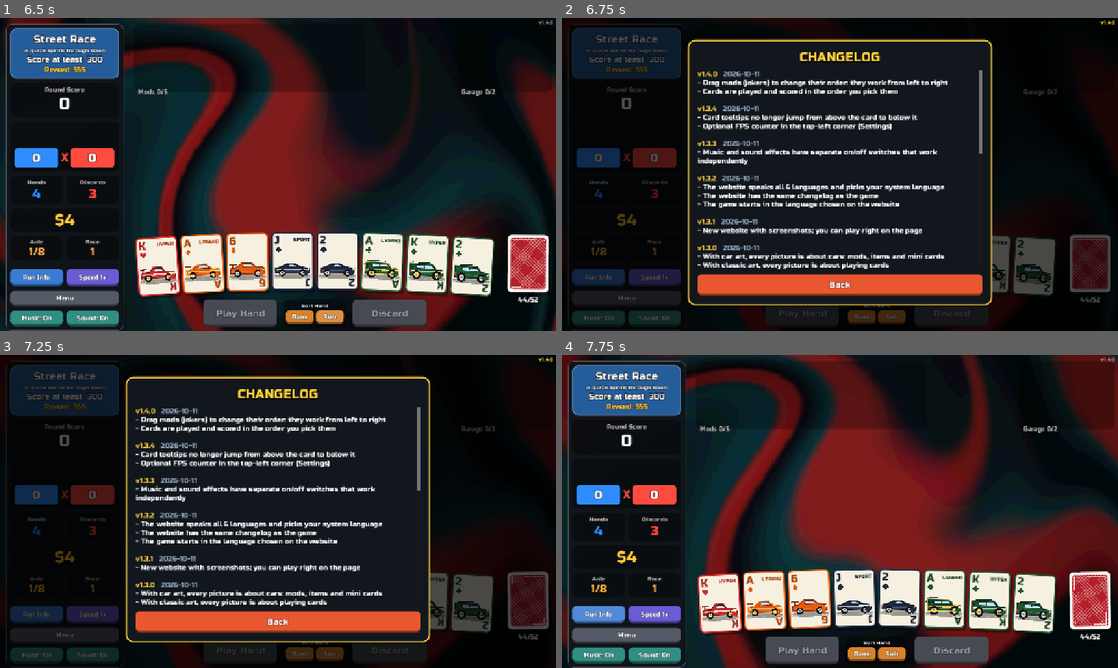
Above: before the commit, frames 1-4 (two rows, left to right).
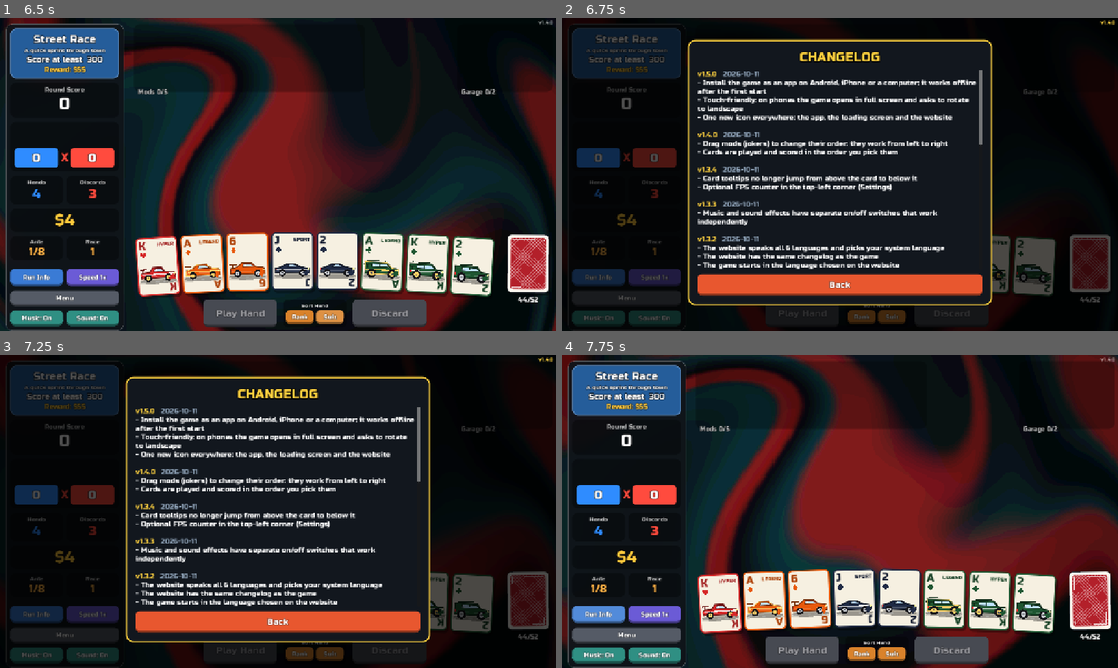
Above: after the commit, the same moments.

Repository: pycz2/carlatro
Game: Godot game, scene res://main.tscn
Two runs of this game, one before a commit and one after it. Both use one fixed random seed, a clock stepped at 60 frames per second and the inputs below.
Inputs:
- Up to frame 1 (6.5 s): click "Start Engine" at 0.5 s; click "Run Info" at 1.25 s; click "Speed 1x" at 2 s; click "Race!" at 2.75 s; click "Run Info" at 3.5 s; click "Speed 1x" at 4.25 s; click "Rank" at 5 s; click "Suit" at 5.75 s
- Up to frame 2 (6.75 s): click "v1.4.0" at 6.5 s
- Up to frame 3 (7.25 s): no input
- Up to frame 4 (7.75 s): click "Run Info" at 7.25 s

Frame 1 is identical in both runs. In frame 2, 8.6% of the frame differs, in the area x 24-76%, y 17-81%; in frame 3, 8.6%; in frame 4, nothing differs.

Commit message:
Installable app (PWA), mobile support and one icon everywhere
- Web build is a progressive web app: manifest, offline service worker,
  full screen, landscape; Chrome on Android offers "Install app"
- Phones: the website opens the game full page instead of the small
  embedded player; the game shows "Rotate your phone" in portrait;
  touch already works as the mouse (tap cards, drag mods)
- Website: "Install on your phone" section with Android, iPhone and
  desktop steps; compact nav on narrow screens
- One new icon (car Ace + classic King on the swirl) for the window, the
  macOS app, the loading screen (instead of the Godot logo), the PWA, the
  website and the README; rendered by tools/app_icons.gd; old icon.svg removed

Co-Authored-By: Claude Opus 5.5 <noreply@anthropic.com>

Diff:
--- a/i18n/de.json
+++ b/i18n/de.json
@@ -565,5 +565,9 @@
  "Drag Mods to change their order: they work from left to right. Cars score in the order you pick them.": "Ziehe Mods, um ihre Reihenfolge zu ändern: Sie wirken von links nach rechts. Autos werten in der Reihenfolge, in der du sie wählst.",
  "Drag Jokers to change their order: they work from left to right. Cards score in the order you pick them.": "Ziehe Joker, um ihre Reihenfolge zu ändern: Sie wirken von links nach rechts. Karten werten in der Reihenfolge, in der du sie wählst.",
  "Drag mods (jokers) to change their order: they work from left to right": "Mods (Joker) per Ziehen umsortieren: Sie wirken von links nach rechts",
- "Cards are played and scored in the order you pick them": "Karten werden in der Reihenfolge gespielt und gewertet, in der du sie wählst"
+ "Cards are played and scored in the order you pick them": "Karten werden in der Reihenfolge gespielt und gewertet, in der du sie wählst",
+ "Rotate your phone to landscape": "Drehe dein Handy ins Querformat",
+ "Install the game as an app on Android, iPhone or a computer; it works offline after the first start": "Installiere das Spiel als App auf Android, iPhone oder Computer; nach dem ersten Start läuft es offline",
+ "Touch-friendly: on phones the game opens in full screen and asks to rotate to landscape": "Touch-freundlich: Auf dem Handy öffnet sich das Spiel im Vollbild und bittet ums Querformat",
+ "One new icon everywhere: the app, the loading screen and the website": "Ein neues Icon überall: App, Ladebildschirm und Website"
 }
--- a/i18n/es.json
+++ b/i18n/es.json
@@ -565,5 +565,9 @@
  "Drag Mods to change their order: they work from left to right. Cars score in the order you pick them.": "Arrastra los Mods para cambiar su orden: funcionan de izquierda a derecha. Los coches puntúan en el orden en que los eliges.",
  "Drag Jokers to change their order: they work from left to right. Cards score in the order you pick them.": "Arrastra los Jokers para cambiar su orden: funcionan de izquierda a derecha. Las cartas puntúan en el orden en que las eliges.",
  "Drag mods (jokers) to change their order: they work from left to right": "Arrastra los mods (jokers) para cambiar su orden: funcionan de izquierda a derecha",
- "Cards are played and scored in the order you pick them": "Las cartas se juegan y puntúan en el orden en que las eliges"
+ "Cards are played and scored in the order you pick them": "Las cartas se juegan y puntúan en el orden en que las eliges",
+ "Rotate your phone to landscape": "Gira el móvil en horizontal",
+ "Install the game as an app on Android, iPhone or a computer; it works offline after the first start": "Instala el juego como app en Android, iPhone u ordenador; funciona sin conexión tras el primer inicio",
+ "Touch-friendly: on phones the game opens in full screen and asks to rotate to landscape": "Pensado para pantallas táctiles: en el móvil se abre a pantalla completa y pide girarlo en horizontal",
+ "One new icon everywhere: the app, the loading screen and the website": "Un nuevo icono en todas partes: la app, la pantalla de carga y la web"
 }
--- a/i18n/fr.json
+++ b/i18n/fr.json
@@ -565,5 +565,9 @@
  "Drag Mods to change their order: they work from left to right. Cars score in the order you pick them.": "Fais glisser les Mods pour changer leur ordre : ils agissent de gauche à droite. Les voitures comptent dans l'ordre où tu les choisis.",
  "Drag Jokers to change their order: they work from left to right. Cards score in the order you pick them.": "Fais glisser les Jokers pour changer leur ordre : ils agissent de gauche à droite. Les cartes comptent dans l'ordre où tu les choisis.",
  "Drag mods (jokers) to change their order: they work from left to right": "Fais glisser les mods (jokers) pour changer leur ordre : ils agissent de gauche à droite",
- "Cards are played and scored in the order you pick them": "Les cartes sont jouées et comptées dans l'ordre où tu les choisis"
+ "Cards are played and scored in the order you pick them": "Les cartes sont jouées et comptées dans l'ordre où tu les choisis",
+ "Rotate your phone to landscape": "Tourne ton téléphone en paysage",
+ "Install the game as an app on Android, iPhone or a computer; it works offline after the first start": "Installe le jeu comme une appli sur Android, iPhone ou ordinateur ; il fonctionne hors ligne après le premier lancement",
+ "Touch-friendly: on phones the game opens in full screen and asks to rotate to landscape": "Adapté au tactile : sur téléphone, le jeu s’ouvre en plein écran et demande de passer en paysage",
+ "One new icon everywhere: the app, the loading screen and the website": "Une nouvelle icône partout : l’appli, l’écran de chargement et le site"
 }
--- a/i18n/pt_BR.json
+++ b/i18n/pt_BR.json
@@ -565,5 +565,9 @@
  "Drag Mods to change their order: they work from left to right. Cars score in the order you pick them.": "Arraste os Mods para mudar a ordem: eles funcionam da esquerda para a direita. Os carros pontuam na ordem em que você os escolhe.",
  "Drag Jokers to change their order: they work from left to right. Cards score in the order you pick them.": "Arraste os Coringas para mudar a ordem: eles funcionam da esquerda para a direita. As cartas pontuam na ordem em que você as escolhe.",
  "Drag mods (jokers) to change their order: they work from left to right": "Arraste os mods (coringas) para mudar a ordem: eles funcionam da esquerda para a direita",
- "Cards are played and scored in the order you pick them": "As cartas são jogadas e pontuadas na ordem em que você as escolhe"
+ "Cards are played and scored in the order you pick them": "As cartas são jogadas e pontuadas na ordem em que você as escolhe",
+ "Rotate your phone to landscape": "Gire o celular na horizontal",
+ "Install the game as an app on Android, iPhone or a computer; it works offline after the first start": "Instale o jogo como app no Android, iPhone ou computador; funciona offline depois da primeira vez",
+ "Touch-friendly: on phones the game opens in full screen and asks to rotate to landscape": "Feito para toque: no celular o jogo abre em tela cheia e pede para girar na horizontal",
+ "One new icon everywhere: the app, the loading screen and the website": "Um novo ícone em todo lugar: o app, a tela de carregamento e o site"
 }
--- a/i18n/ru.json
+++ b/i18n/ru.json
@@ -565,5 +565,9 @@
  "Drag Mods to change their order: they work from left to right. Cars score in the order you pick them.": "Перетаскивай моды, чтобы менять их порядок: они срабатывают слева направо. Машины засчитываются в том порядке, в котором ты их выбрал.",
  "Drag Jokers to change their order: they work from left to right. Cards score in the order you pick them.": "Перетаскивай джокеров, чтобы менять их порядок: они срабатывают слева направо. Карты засчитываются в том порядке, в котором ты их выбрал.",
  "Drag mods (jokers) to change their order: they work from left to right": "Моды (джокеров) можно перетаскивать, чтобы менять порядок: они срабатывают слева направо",
- "Cards are played and scored in the order you pick them": "Карты разыгрываются и засчитываются в том порядке, в котором их выбрали"
+ "Cards are played and scored in the order you pick them": "Карты разыгрываются и засчитываются в том порядке, в котором их выбрали",
+ "Rotate your phone to landscape": "Поверни телефон горизонтально",
+ "Install the game as an app on Android, iPhone or a computer; it works offline after the first start": "Игру можно установить как приложение на Android, iPhone или компьютер; после первого запуска она работает без интернета",
+ "Touch-friendly: on phones the game opens in full screen and asks to rotate to landscape": "Удобно на сенсорном экране: на телефоне игра открывается на весь экран и просит повернуть его горизонтально",
+ "One new icon everywhere: the app, the loading screen and the website": "Одна новая иконка везде: у приложения, на экране загрузки и на сайте"
 }
--- a/i18n/source.json
+++ b/i18n/source.json
@@ -316,6 +316,7 @@
  "Settings",
  "Statistics",
  "Quit",
+ "Rotate your phone to landscape",
  "Choose a Race",
  "Pick your next race",
  "Score at least",
@@ -517,6 +518,9 @@
  "Upgrades and Cash Grab work at once. Trick cards need cards: select them in your hand, then click the item and press Use.",
  "Keys: Enter = Play hand, Backspace = Discard, Esc = Menu, M = Music, F11 = Fullscreen. Hover any card for details.",
  "HOW TO PLAY",
+ "Install the game as an app on Android, iPhone or a computer; it works offline after the first start",
+ "Touch-friendly: on phones the game opens in full screen and asks to rotate to landscape",
+ "One new icon everywhere: the app, the loading screen and the website",
  "Drag mods (jokers) to change their order: they work from left to right",
  "Cards are played and scored in the order you pick them",
  "Card tooltips no longer jump from above the card to below it",
--- a/i18n/strings.csv
+++ b/i18n/strings.csv
@@ -804,6 +804,7 @@
 Settings,Настройки,Ajustes,Einstellungen,Options,Configurações
 Statistics,Статистика,Estadísticas,Statistik,Statistiques,Estatísticas
 Quit,Выход,Salir,Beenden,Quitter,Sair
+Rotate your phone to landscape,Поверни телефон горизонтально,Gira el móvil en horizontal,Drehe dein Handy ins Querformat,Tourne ton téléphone en paysage,Gire o celular na horizontal
 Choose a Race,Выбери гонку,Elige una Carrera,Wähle ein Rennen,Choisis une course,Escolha a Corrida
 Pick your next race,Выбери следующую гонку,Escoge tu próxima carrera,Such dein nächstes Rennen aus,Choisis ta prochaine course,Escolha a próxima corrida
 Score at least,Набери минимум,Puntúa al menos,Erreiche mind.,Score minimum,Faça no mínimo
@@ -1029,6 +1030,9 @@
 "Upgrades and Cash Grab work at once. Trick cards need cards: select them in your hand, then click the item and press U …(704 unchanged characters)…
 "Keys: Enter = Play hand, Backspace = Discard, Esc = Menu, M = Music, F11 = Fullscreen. Hover any card for details.","К …(720 unchanged characters)…
 HOW TO PLAY,КАК ИГРАТЬ,CÓMO JUGAR,ANLEITUNG,COMMENT JOUER,COMO JOGAR
+"Install the game as an app on Android, iPhone or a computer; it works offline after the first start","Игру можно установить как приложение на Android, iPhone или компьютер; после первого запуска она работает без интернета","Instala el juego como app en Android, iPhone u ordenador; funciona sin conexión tras el primer inicio","Installiere das Spiel als App auf Android, iPhone oder Computer; nach dem ersten Start läuft es offline","Installe le jeu comme une appli sur Android, iPhone ou ordinateur ; il fonctionne hors ligne après le premier lancement","Instale o jogo como app no Android, iPhone ou computador; funciona offline depois da primeira vez"
+Touch-friendly: on phones the game opens in full screen and asks to rotate to landscape,Удобно на сенсорном экране: на телефоне игра открывается на весь экран и просит повернуть его горизонтально,Pensado para pantallas táctiles: en el móvil se abre a pantalla completa y pide girarlo en horizontal,Touch-freundlich: Auf dem Handy öffnet sich das Spiel im Vollbild und bittet ums Querformat,"Adapté au tactile : sur téléphone, le jeu s’ouvre en plein écran et demande de passer en paysage",Feito para toque: no celular o jogo abre em tela cheia e pede para girar na horizontal
+"One new icon everywhere: the app, the loading screen and the website","Одна новая иконка везде: у приложения, на экране загрузки и на сайте","Un nuevo icono en todas partes: la app, la pantalla de carga y la web","Ein neues Icon überall: App, Ladebildschirm und Website","Une nouvelle icône partout : l’appli, l’écran de chargement et le site","Um novo ícone em todo lugar: o app, a tela de carregamento e o site"
 Drag mods (jokers) to change their order: they work from left to right,"Моды (джокеров) можно перетаскивать, чтобы меня …(373 unchanged characters)…
 Cards are played and scored in the order you pick them,"Карты разыгрываются и засчитываются в том порядке, в котором их …(281 unchanged characters)…
 Card tooltips no longer jump from above the card to below it,Подсказки к картам больше не прыгают сверху вниз,Las descr …(223 unchanged characters)…
--- a/icon.svg
+++ /dev/null
@@ -1,7 +0,0 @@
-<svg xmlns="http://www.w3.org/2000/svg" width="128" height="128" viewBox="0 0 128 128">
-  <rect x="8" y="8" width="112" height="112" rx="22" fill="#8c1c13" stroke="#f6f0e1" stroke-width="6"/>
-  <polygon points="14,82 14,68 28,64 44,42 82,42 96,62 114,66 116,82" fill="#ffd23f" stroke="#3a1a10" stroke-width="4" stroke-linejoin="round"/>
-  <polygon points="50,62 56,48 78,48 88,62" fill="#bfe3ff"/>
-  <circle cx="38" cy="84" r="12" fill="#1b1b1f"/><circle cx="38" cy="84" r="6" fill="#c9ccd1"/>
-  <circle cx="92" cy="84" r="12" fill="#1b1b1f"/><circle cx="92" cy="84" r="6" fill="#c9ccd1"/>
-</svg>
--- a/project.godot
+++ b/project.godot
@@ -8,7 +8,12 @@
 config/version="1.4.0"
 run/main_scene="res://main.tscn"
 config/features=PackedStringArray("4.7", "GL Compatibility")
-config/icon="res://icon.svg"
+config/icon="res://icons/app_512.png"
+boot_splash/bg_color=Color(0.05, 0.07, 0.09, 1)
+boot_splash/show_image=true
+boot_splash/image="res://icons/app_512.png"
+boot_splash/stretch_mode=0
+boot_splash/use_filter=true
 
 [display]
 
--- a/scripts/changelog.gd
+++ b/scripts/changelog.gd
@@ -3,6 +3,11 @@
 ## Add an entry for every release: deploy_web.sh refuses to release a version without one.
 
 const ENTRIES := [
+	{"version": "1.5.0", "date": "2026-10-11", "items": [
+		"Install the game as an app on Android, iPhone or a computer; it works offline after the first start",
+		"Touch-friendly: on phones the game opens in full screen and asks to rotate to landscape",
+		"One new icon everywhere: the app, the loading screen and the website",
+	]},
 	{"version": "1.4.0", "date": "2026-10-11", "items": [
 		"Drag mods (jokers) to change their order: they work from left to right",
 		"Cards are played and scored in the order you pick them",
--- a/scripts/game.gd
+++ b/scripts/game.gd
@@ -137,6 +137,7 @@
 var music_btn: Button
 var sound_btn: Button
 var fps_lbl: Label
+var rotate_layer: Control
 var sort_suit_btn: Button
 var continue_btn: Button
 var pack_panel: Panel
@@ -162,6 +163,10 @@
 	_time += delta
 	if fps_lbl.visible:
 		fps_lbl.text = "FPS %d" % Engine.get_frames_per_second()
+	var win := DisplayServer.window_get_size()
+	rotate_layer.visible = win.y > win.x * 1.1
+	if rotate_layer.visible:
+		rotate_layer.get_child(1).queue_redraw()
 	shake = move_toward(shake, 0.0, delta * 30.0)
 	var sh := shake if shake_on else 0.0
 	world.position = Vector2(randf_range(-sh, sh), randf_range(-sh, sh))
@@ -380,6 +385,7 @@
 	fps_lbl.z_index = 950
 	fps_lbl.visible = show_fps
 	add_child(fps_lbl)
+	_build_rotate_hint()
 
 
 func _build_sidebar() -> void:
@@ -563,6 +569,36 @@
 			h.add_child(b)
 		bv.add_child(h)
 	title_layer.add_child(bv)
+
+
+## Phones in portrait: the game is landscape, so ask to rotate the device.
+func _build_rotate_hint() -> void:
+	rotate_layer = Control.new()
+	rotate_layer.set_anchors_preset(Control.PRESET_FULL_RECT)
+	rotate_layer.z_index = 1000
+	rotate_layer.visible = false
+	add_child(rotate_layer)
+	var dim := ColorRect.new()
+	dim.color = Color(0.03, 0.04, 0.06, 0.97)
+	dim.set_anchors_preset(Control.PRESET_FULL_RECT)
+	rotate_layer.add_child(dim)
+	var icon := Control.new()
+	icon.position = Vector2(560, 150)
+	icon.size = Vector2(160, 200)
+	icon.mouse_filter = Control.MOUSE_FILTER_IGNORE
+	icon.draw.connect(func():
+		var t := fmod(_time, 2.0)
+		var a := clampf(t - 0.5, 0.0, 1.0) * PI / 2  # the phone turns sideways and back
+		icon.draw_set_transform(Vector2(80, 100), -a, Vector2.ONE)
+		icon.draw_style_box(Data.box(Color("1b1f27"), 14, Color("ffd23f"), 5, 0), Rect2(-42, -78, 84, 156))
+		icon.draw_rect(Rect2(-32, -62, 64, 118), Color("2f8cff"))
+		icon.draw_circle(Vector2(0, 66), 5, Color("ffd23f"))
+		icon.draw_set_transform(Vector2.ZERO, 0.0, Vector2.ONE))
+	rotate_layer.add_child(icon)
+	var l := _label("Rotate your phone to landscape", 36, Color.WHITE, 8)
+	l.size = Vector2(1280, 60)
+	l.position = Vector2(0, 400)
+	rotate_layer.add_child(l)
 
 
 func _build_tooltip() -> void:
--- a/site/i18n/de.json
+++ b/site/i18n/de.json
@@ -57,5 +57,15 @@
  "meta_title": "Carlatro — Autos statt Karten",
  "meta_desc": "Ein Balatro-artiges Roguelike-Deckbuilding-Spiel, in dem jede Karte ein Auto ist. Gratis im Browser spielen.",
  "nav_changelog": "Changelog",
- "language": "Sprache"
+ "language": "Sprache",
+ "nav_install": "Installieren",
+ "install_title": "Auf dem <span class=\"hl\">Handy</span> installieren",
+ "install_lead": "Carlatro ist eine installierbare Web-App: eigenes Icon, Vollbild und nach dem ersten Start auch offline spielbar.",
+ "install_android_t": "Android (Chrome)",
+ "install_android_d": "Öffne das Spiel, tippe auf das Menü ⋮ und wähle „App installieren“ oder „Zum Startbildschirm hinzufügen“.",
+ "install_ios_t": "iPhone und iPad (Safari)",
+ "install_ios_d": "Öffne das Spiel, tippe auf Teilen und wähle „Zum Home-Bildschirm“.",
+ "install_pc_t": "Computer (Chrome, Edge)",
+ "install_pc_d": "Öffne das Spiel und klicke auf das Installieren-Symbol in der Adressleiste.",
+ "install_open": "Spiel öffnen"
 }
--- a/site/i18n/en.json
+++ b/site/i18n/en.json
@@ -57,5 +57,15 @@
  "meta_title": "Carlatro — Cars instead of cards",
  "meta_desc": "A Balatro-like roguelike deckbuilder where every card is a car. Play free in your browser.",
  "nav_changelog": "Changelog",
- "language": "Language"
+ "language": "Language",
+ "nav_install": "Install",
+ "install_title": "Install on your <span class=\"hl\">phone</span>",
+ "install_lead": "Carlatro is an installable web app: it gets its own icon, opens in full screen and works offline after the first start.",
+ "install_android_t": "Android (Chrome)",
+ "install_android_d": "Open the game, tap the ⋮ menu and choose “Install app” or “Add to Home screen”.",
+ "install_ios_t": "iPhone and iPad (Safari)",
+ "install_ios_d": "Open the game, tap Share and choose “Add to Home Screen”.",
+ "install_pc_t": "Computer (Chrome, Edge)",
+ "install_pc_d": "Open the game and click the install icon in the address bar.",
+ "install_open": "Open the game"
 }
--- a/site/i18n/es.json
+++ b/site/i18n/es.json
@@ -57,5 +57,15 @@
  "meta_title": "Carlatro — Coches en vez de cartas",
  "meta_desc": "Un roguelike de construcción de mazos al estilo Balatro donde cada carta es un coche. Juega gratis en tu navegador.",
  "nav_changelog": "Changelog",
- "language": "Idioma"
+ "language": "Idioma",
+ "nav_install": "Instalar",
+ "install_title": "Instálalo en tu <span class=\"hl\">móvil</span>",
+ "install_lead": "Carlatro es una app web instalable: tiene su propio icono, se abre a pantalla completa y funciona sin conexión tras el primer inicio.",
+ "install_android_t": "Android (Chrome)",
+ "install_android_d": "Abre el juego, toca el menú ⋮ y elige «Instalar aplicación» o «Añadir a pantalla de inicio».",
+ "install_ios_t": "iPhone y iPad (Safari)",
+ "install_ios_d": "Abre el juego, toca Compartir y elige «Añadir a pantalla de inicio».",
+ "install_pc_t": "Ordenador (Chrome, Edge)",
+ "install_pc_d": "Abre el juego y haz clic en el icono de instalación de la barra de direcciones.",
+ "install_open": "Abrir el juego"
 }
--- a/site/i18n/fr.json
+++ b/site/i18n/fr.json
@@ -57,5 +57,15 @@
  "meta_title": "Carlatro — Des voitures à la place des cartes",
  "meta_desc": "Un roguelike deckbuilder façon Balatro où chaque carte est une voiture. Jouez gratuitement dans votre navigateur.",
  "nav_changelog": "Changelog",
- "language": "Langue"
+ "language": "Langue",
+ "nav_install": "Installer",
+ "install_title": "Installe-le sur ton <span class=\"hl\">téléphone</span>",
+ "install_lead": "Carlatro est une appli web installable : elle a sa propre icône, s’ouvre en plein écran et fonctionne hors ligne après le premier lancement.",
+ "install_android_t": "Android (Chrome)",
+ "install_android_d": "Ouvre le jeu, touche le menu ⋮ et choisis « Installer l’application » ou « Ajouter à l’écran d’accueil ».",
+ "install_ios_t": "iPhone et iPad (Safari)",
+ "install_ios_d": "Ouvre le jeu, touche Partager et choisis « Sur l’écran d’accueil ».",
+ "install_pc_t": "Ordinateur (Chrome, Edge)",
+ "install_pc_d": "Ouvre le jeu et clique sur l’icône d’installation dans la barre d’adresse.",
+ "install_open": "Ouvrir le jeu"
 }
--- a/site/i18n/pt_BR.json
+++ b/site/i18n/pt_BR.json
@@ -57,5 +57,15 @@
  "meta_title": "Carlatro — Carros no lugar de cartas",
  "meta_desc": "Um roguelike deckbuilder no estilo Balatro em que cada carta é um carro. Jogue grátis no navegador.",
  "nav_changelog": "Changelog",
- "language": "Idioma"
+ "language": "Idioma",
+ "nav_install": "Instalar",
+ "install_title": "Instale no <span class=\"hl\">celular</span>",
+ "install_lead": "Carlatro é um app web instalável: tem ícone próprio, abre em tela cheia e funciona offline depois da primeira vez.",
+ "install_android_t": "Android (Chrome)",
+ "install_android_d": "Abra o jogo, toque no menu ⋮ e escolha “Instalar app” ou “Adicionar à tela inicial”.",
+ "install_ios_t": "iPhone e iPad (Safari)",
+ "install_ios_d": "Abra o jogo, toque em Compartilhar e escolha “Adicionar à Tela de Início”.",
+ "install_pc_t": "Computador (Chrome, Edge)",
+ "install_pc_d": "Abra o jogo e clique no ícone de instalação na barra de endereço.",
+ "install_open": "Abrir o jogo"
 }
--- a/site/i18n/ru.json
+++ b/site/i18n/ru.json
@@ -57,5 +57,15 @@
  "meta_title": "Carlatro — Тачки вместо карт",
  "meta_desc": "Рогалик-декбилдер в духе Balatro, где каждая карта — машина. Играй бесплатно в браузере.",
  "nav_changelog": "Список изменений",
- "language": "Язык"
+ "language": "Язык",
+ "nav_install": "Установка",
+ "install_title": "Установи на <span class=\"hl\">телефон</span>",
+ "install_lead": "Carlatro устанавливается как приложение: своя иконка, полный экран и работа без интернета после первого запуска.",
+ "install_android_t": "Android (Chrome)",
+ "install_android_d": "Открой игру, нажми меню ⋮ и выбери «Установить приложение» или «Добавить на главный экран».",
+ "install_ios_t": "iPhone и iPad (Safari)",
+ "install_ios_d": "Открой игру, нажми «Поделиться» и выбери «На экран „Домой“».",
+ "install_pc_t": "Компьютер (Chrome, Edge)",
+ "install_pc_d": "Открой игру и нажми значок установки в адресной строке.",
+ "install_open": "Открыть игру"
 }
--- /dev/null
+++ b/tools/app_icons.gd
@@ -0,0 +1,48 @@
+extends SceneTree
+# Renders the app icons used by the installable web app (PWA): icons/app_512.png, app_180.png, app_144.png.
+# Run: godot --path . -s res://tools/app_icons.gd
+
+const D = preload("res://scripts/data.gd")
+const CV = preload("res://scripts/card_view.gd")
+
+
+func _initialize():
+	var vp := SubViewport.new()
+	vp.size = Vector2i(512, 512)
+	vp.render_target_update_mode = SubViewport.UPDATE_ALWAYS
+	root.add_child(vp)
+	var bg := ColorRect.new()
+	bg.size = Vector2(512, 512)
+	var mat := ShaderMaterial.new()
+	mat.shader = preload("res://scripts/bg.gdshader")
+	bg.material = mat
+	vp.add_child(bg)
+	# the classic King behind, the car Ace in front; all inside the safe zone of round masks
+	var specs := [[true, true, {"rank": 13, "suit": 0, "enh": ""}, Vector2(318, 238), 0.26],
+		[false, false, {"rank": 14, "suit": 0, "enh": ""}, Vector2(196, 276), -0.2]]
+	for spec in specs:
+		D.classic_art = spec[0]
+		D.classic_suits = spec[1]
+		var cv := CV.new()
+		cv.kind = CV.CAR
+		cv.data = spec[2]
+		cv.interactive = false
+		cv.base_scale = 2.05
+		cv.scale = Vector2(2.05, 2.05)
+		cv.target_pos = spec[3] - CV.SIZE / 2
+		cv.position = cv.target_pos
+		cv.target_rot = spec[4]
+		cv.rotation = spec[4]
+		vp.add_child(cv)
+		for i in 3:
+			await process_frame
+		cv.set_process(false)  # freeze the idle wobble
+	for i in 6:
+		await process_frame
+	var img := vp.get_texture().get_image()
+	for size in [512, 180, 144]:
+		var copy := img.duplicate()
+		copy.resize(size, size, Image.INTERPOLATE_LANCZOS)
+		copy.save_png(ProjectSettings.globalize_path("res://icons/app_%d.png" % size))
+	print("icons rendered")
+	quit()
Not shown, changed: export_presets.cfg
Binary file changed: i18n/strings.de.translation
Binary file changed: i18n/strings.es.translation
Binary file changed: i18n/strings.fr.translation
Binary file changed: i18n/strings.pt_BR.translation
Binary file changed: i18n/strings.ru.translation
Binary file added: icons/app_144.png
Not shown, added: icons/app_144.png.import
Binary file added: icons/app_180.png
Not shown, changed: icons/app_180.png.import
Binary file added: icons/app_512.png
Not shown, added: icons/app_512.png.import
(and 4 more such lines)
